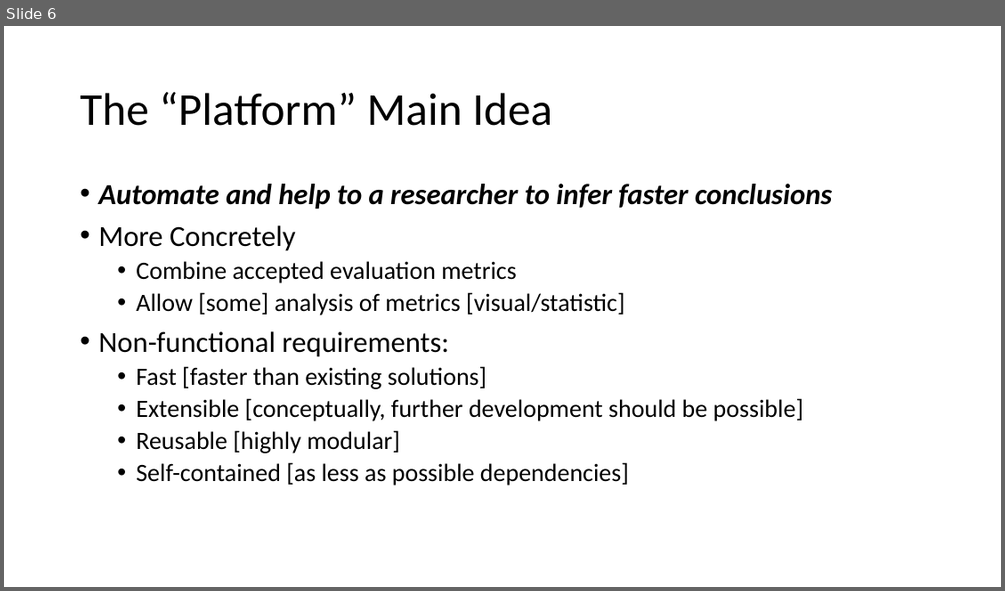
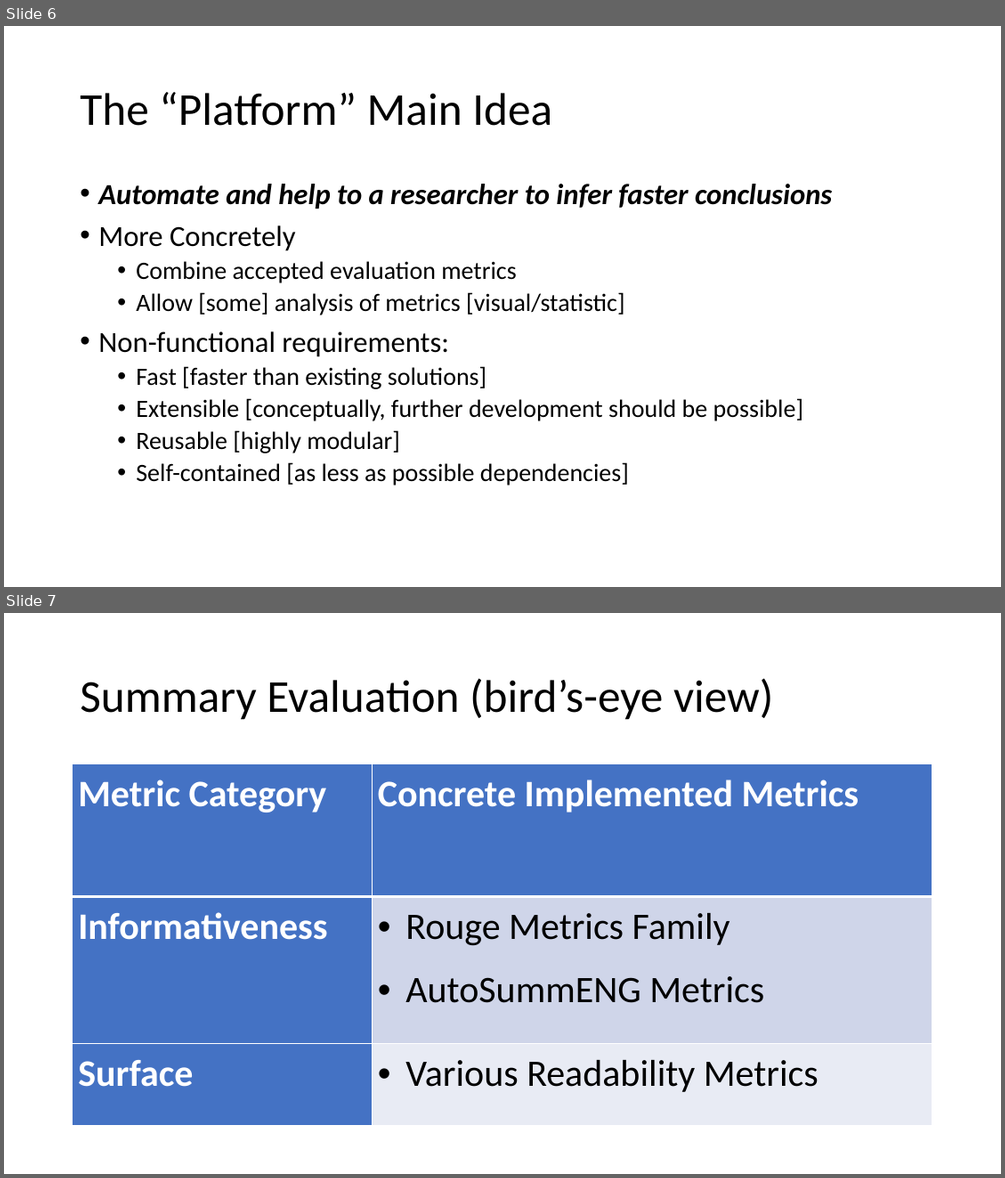
Before and after one commit to karno-bh/rouge-reimpl, a slide deck: docs/Summary Evaluation Platform.pptx. Shown one above the other, each under a label of ours: slide 6 before the commit, slides 6 and 7 after it. The pictures are 1005x591 and 1005x1178 pixels, drawn with LibreOffice and Linux fonts; fonts in the diff are those of the drawing. Boxes give left, top, right and bottom in pixels: in the first picture for what was removed or moved away, otherwise in the second. Text is boxed around its words. In the diff, an @@ line names an element or a change of style, - is before the commit and + after.

```diff
--- a/docs/Summary Evaluation Platform.pptx
+++ b/docs/Summary Evaluation Platform.pptx
@@ slide 7 added at (4,613,1001,1174), background #FFFFFF @@
@@ title added at (80,678,773,720), 44 pt, text #000000 @@
+Summary Evaluation (bird’s-eye view)
@@ table added at (73,764,933,1126), 3 rows, 2 columns @@
+Metric Category | Concrete Implemented Metrics
+Informativeness | Rouge Metrics Family / AutoSummENG Metrics
+Surface | Various Readability Metrics
```
Also in this commit, not shown: 1 slide changed, 3 other slides added.
